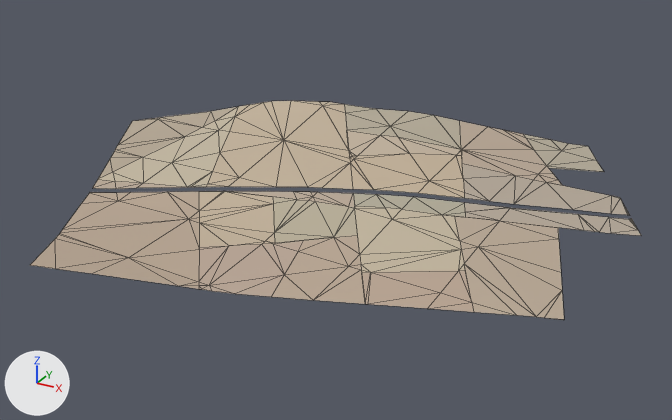
A saved change to the glTF model assets/malta/countryside/farm_1_0_soil.glb.
Both versions are drawn from a camera (50 mm lens) standing at (695.0, -994.0, 393.0) and looking at (313.0, -300.0, 47.0). The lights are fixed; the arrows at lower left show +X, +Y and +Z. The older version comes first. Mesh edges are drawn as thin lines. Vertices at exactly the same position are counted once.

The scene before the commit, as lines of its bpy script (objects in view):
```python
me_geometry_0 = bpy.data.meshes.new('geometry_0')
me_geometry_0.from_pydata(...)  # 235 vertices, 318 faces; spans x 34.0..573.0, y -541.0..-48.0, z 42.0..95.0
me_geometry_0.materials.append(mat_defaultmaterial)
ob_geometry_0 = bpy.data.objects.new('geometry_0', me_geometry_0)
ob_geometry_0.location = (0.0, 0.0, 0.0)
```
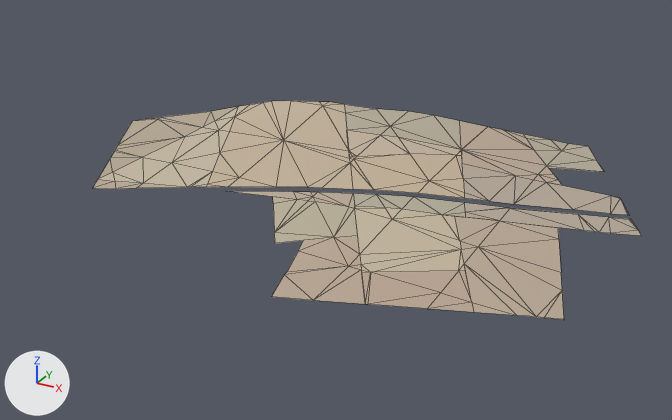
Boxes (x1, y1, x2, y2) around the edits, measured in the pictures (672 x 420 px; the box of a moved part takes in the faces that stretch with it):
'geometry_0', reshaped (10% narrower)
    before: (30, 101, 641, 320)
    after: (93, 101, 641, 320)
part 1 of me_geometry_0, cut back
    before: (30, 191, 347, 297)
    after: (285, 251, 347, 275)
part 2 of me_geometry_0, moved or reshaped
    both: (611, 196, 629, 215)

The change, as a diff of the scene's bpy script:
```diff
--- a/assets/malta/countryside/farm_1_0_soil.glb.py
+++ b/assets/malta/countryside/farm_1_0_soil.glb.py
@@ me_geometry_0 @@
 # used by ob_geometry_0; location = (0.0, 0.0, 0.0)
-me_geometry_0.from_pydata(...)  # 235 vertices, 318 faces; spans x 34.0..573.0, y -541.0..-48.0, z 42.0..95.0
+me_geometry_0.from_pydata(...)  # 201 vertices, 264 faces; spans x 34.0..573.0, y -469.0..-48.0, z 42.0..95.0
+# me_geometry_0 part 1
+# 35 vertices are removed from x 105.0..324.0, y -541.0..-347.0, z 48.0..64.0
+# 56 faces are deleted
+# 1 vertex is added at (340.0, -431.0, 48.0)
+# 2 new faces join them
+# me_geometry_0 part 2
+# 12 faces are deleted
+# 12 new faces join them
+# other edits to the shape of me_geometry_0 do not show in these pictures
 me_geometry_0.materials.append(mat_defaultmaterial)
```
